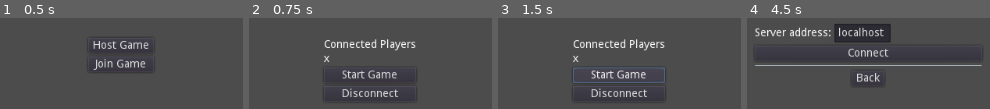
Above: before the commit, frames 1-4 (left to right).
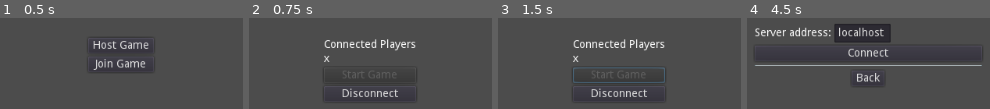
Above: after the commit, the same moments.

Repository: ssalanski/OhHell
Game: Godot game, scene res://MainMenu.tscn
The game is run twice, just before and just after one commit, with the same random seed, the same clock (stepped at 60 frames per second) and the same inputs.
Inputs (mouse positions are in pixels of both pictures, inside the frame that each line leads up to):
- Up to frame 1 (0.5 s): no input
- Up to frame 2 (0.75 s): click "Host Game" at 0.5 s
- Up to frame 3 (1.5 s): click (619, 75) at 1.25 s, where only the run before the commit has a clickable "Start Game"
- Up to frame 4 (4.5 s): click (868, 75) at 2 s, where only the run before the commit has a clickable "Start Game"; click (868, 75) at 2.75 s, where only the run before the commit has a clickable "Start Game"; click "Disconnect" at 3.5 s; click "Join Game" at 4.25 s

Frame 1 is identical in both runs. In frame 2, 1.1% of the frame differs, in the area x 38-61%, y 57-68%; in frame 3, 1.2%; in frame 4, nothing differs.

Commit message:
disable start game button if there arent at least two players

Diff:
--- a/GameManager.gd
+++ b/GameManager.gd
@@ -15,6 +15,9 @@
 	var e = peer.create_server(GAME_PORT, 4)
 	get_tree().network_peer = peer
 	i_am_host = true
+
+func start_game():
+	pass
 
 func _on_player_connected(id):
 	print("NETWORK EVENT: player connected: " + str(id))
--- a/MainMenu.gd
+++ b/MainMenu.gd
@@ -15,7 +15,7 @@
 	#for player in players:
 	#	#$GameLobby/PlayerList.add_item("%s:%s"%[str(player),str(players[player])])
 	$GameLobby/PlayerList.text = str(players)
-
+	$GameLobby/StartGameButton.disabled = players.size() < 2
 
 func _on_JoinMenuButton_pressed():
 	$MainMenu.hide()
@@ -35,6 +35,7 @@
 	GameManager.host_game()
 	$MainMenu.hide()
 	$GameLobby.show()
+	$GameLobby/StartGameButton.disabled = true
 	$GameLobby/StartGameButton.show()
 
 func _on_StopHostingButton_pressed():
@@ -43,3 +44,8 @@
 	$GameLobby/PlayerList.text=""
 	$GameLobby.hide()
 	$MainMenu.show()
+
+
+func _on_StartGameButton_pressed():
+	$GameLobby.hide()
+	GameManager.start_game()
--- a/MainMenu.tscn
+++ b/MainMenu.tscn
@@ -110,7 +110,7 @@
 [node name="PlayerList" type="Label" parent="GameLobby"]
 margin_top = 18.0
 margin_right = 118.0
-margin_bottom = 18.0
+margin_bottom = 32.0
 text = "x"
 
 [node name="StartGameButton" type="Button" parent="GameLobby"]
@@ -118,16 +118,18 @@
 margin_top = 22.0
 margin_right = 118.0
 margin_bottom = 42.0
+disabled = true
 text = "Start Game"
 
 [node name="DisconnectButton" type="Button" parent="GameLobby"]
-margin_top = 22.0
+margin_top = 36.0
 margin_right = 118.0
-margin_bottom = 42.0
+margin_bottom = 56.0
 text = "Disconnect"
 
 [connection signal="pressed" from="MainMenu/HostButton" to="." method="_on_HostButton_pressed"]
 [connection signal="pressed" from="MainMenu/JoinMenuButton" to="." method="_on_JoinMenuButton_pressed"]
 [connection signal="pressed" from="JoinServerMenu/JoinButton" to="." method="_on_JoinButton_pressed"]
 [connection signal="pressed" from="JoinServerMenu/BackButton" to="." method="_on_BackButton_pressed"]
+[connection signal="pressed" from="GameLobby/StartGameButton" to="." method="_on_StartGameButton_pressed"]
 [connection signal="pressed" from="GameLobby/DisconnectButton" to="." method="_on_StopHostingButton_pressed"]
